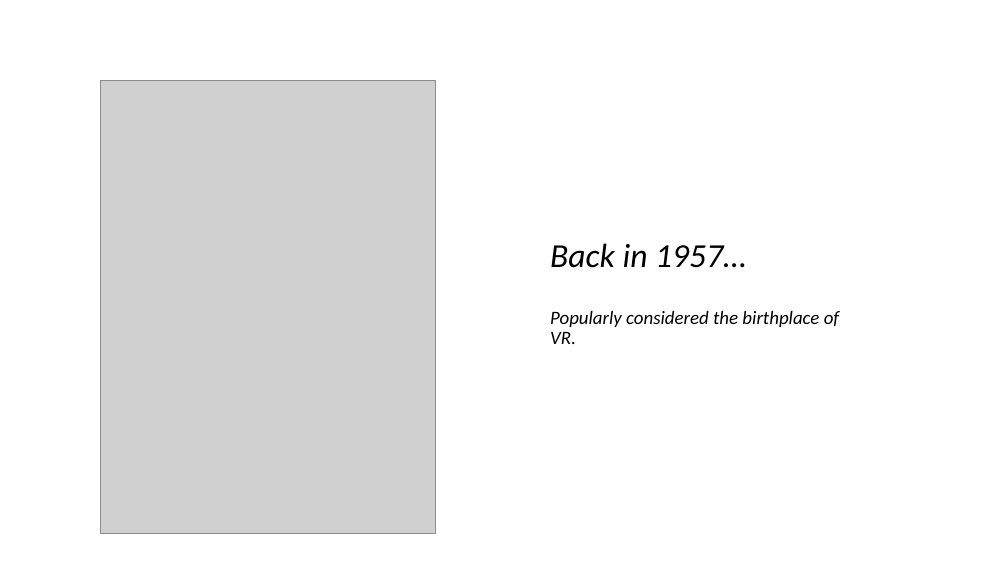
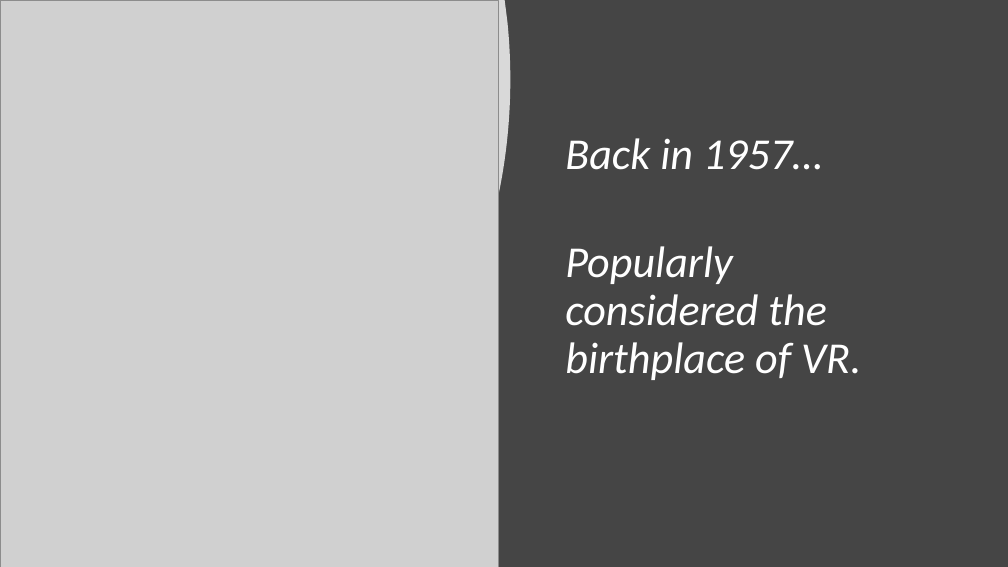
Before and after one commit to AGGP-NHTI/AGGP231c, a slide deck: slide 2 of Assignments/Week01/Presentation_WEEK01.pptx. Drawn at 1008x567 pixels with LibreOffice and Linux fonts; fonts in the diff are those of the drawing; grey boxes stand for pictures. Boxes give left, top, right and bottom in pixels: in the first picture for what was removed or moved away, otherwise in the second. Text is boxed around its words. In the diff, an @@ line names an element or a change of style, - is before the commit and + after.

```diff
--- a/Assignments/Week01/Presentation_WEEK01.pptx
+++ b/Assignments/Week01/Presentation_WEEK01.pptx
@@ background #FFFFFF to #454545 @@
@@ picture: place and size @@
-picture at [100, 80, 435, 534]
+picture at [0, 0, 498, 567]
@@ freeform shape added at [0, 0, 510, 567], fill #FFFFFF at 80% opacity @@
@@ text "Back in 1957…": place and size @@
-text "Back in 1957…" at [550, 243, 839, 344]
+text "Back in 1957…" at [565, 138, 861, 380]
@@ text "Back in 1957…" at [565, 138, 861, 380]: size 32 to 42 pt in "Back in 1957…"; text colour #000000 to #FFFFFF; size 18 to 42 pt in "Popularly considered the birthplace of VR."; vertical alignment top to bottom @@
```
Also in this commit, not shown: 1 other file.
